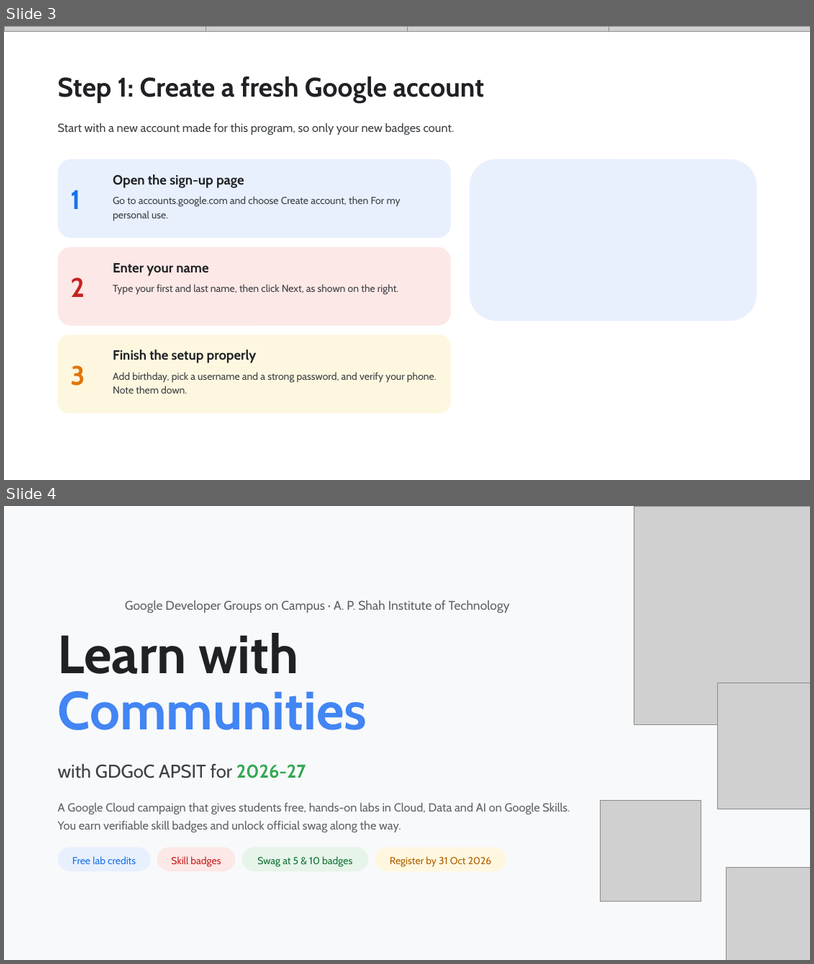
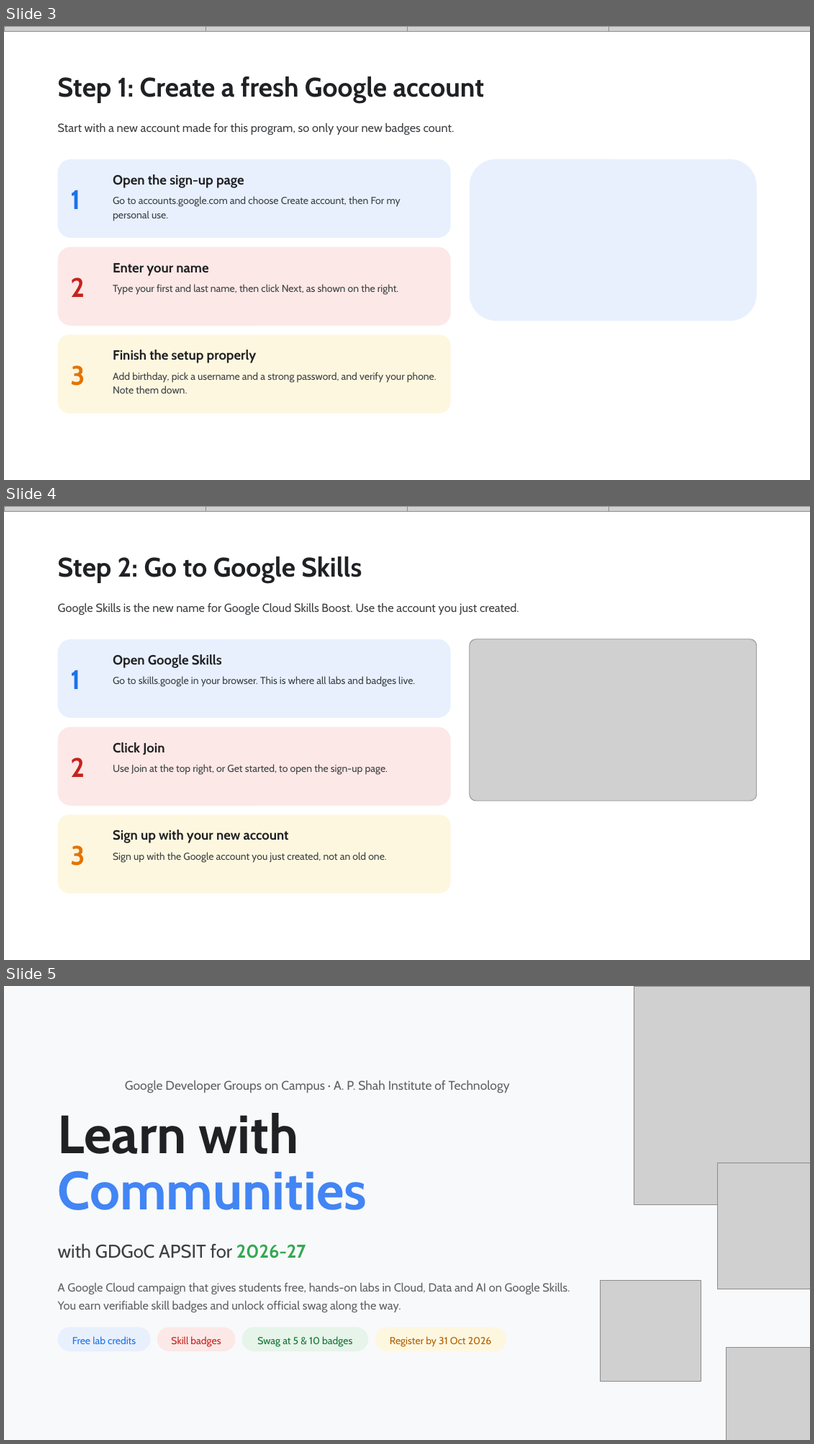
Before and after one commit to Viverun/Realism_Grade, a slide deck: Skill_Boost_Registration_Guide.pptx. Shown one above the other, each under a label of ours: slides 3 and 4 before the commit, slides 3, 4 and 5 after it. The pictures are 814x964 and 814x1444 pixels, drawn with LibreOffice and Linux fonts; fonts in the diff are those of the drawing; grey boxes stand for pictures; background and template pictures are left out. Boxes give left, top, right and bottom in pixels: in the first picture for what was removed or moved away, otherwise in the second. Text is boxed around its words. In the diff, an @@ line names an element or a change of style, - is before the commit and + after.

```diff
--- a/Skill_Boost_Registration_Guide.pptx
+++ b/Skill_Boost_Registration_Guide.pptx
@@ slide 4 added at (4, 506, 810, 960), background #FFFFFF @@
@@ picture added at (4, 506, 206, 511) @@
@@ picture added at (206, 506, 407, 511) @@
@@ picture added at (407, 506, 609, 511) @@
@@ picture added at (609, 506, 810, 511) @@
@@ title added at (58, 556, 362, 583), 32 pt, text #202124, bold @@
+Step 2: Go to Google Skills
@@ text added at (58, 602, 520, 615), 14 pt, text #3C4043 @@
+Google Skills is the new name for Google Cloud Skills Boost. Use the account you just created.
@@ rounded rectangle added at (58, 639, 451, 718), fill #E8F0FE @@
@@ text added at (113, 654, 222, 668), 16 pt, text #202124, bold @@
+Open Google Skills
@@ picture added at (470, 639, 757, 800) @@
@@ text added at (70, 670, 80, 689), 32 pt, text #1A73E8, bold @@
+1
@@ text added at (113, 676, 415, 687), 12 pt, text #3C4043 @@
+Go to skills.google in your browser. This is where all labs and badges live.
@@ rounded rectangle added at (58, 727, 451, 806), fill #FCE8E6 @@
@@ text added at (113, 742, 165, 754), 16 pt, text #202124, bold @@
+Click Join
@@ text added at (70, 757, 85, 777), 32 pt, text #C5221F, bold @@
+2
@@ text added at (113, 764, 388, 775), 12 pt, text #3C4043 @@
+Use Join at the top right, or Get started, to open the sign-up page.
@@ rounded rectangle added at (58, 815, 451, 893), fill #FEF7E0 @@
@@ text added at (113, 829, 289, 843), 16 pt, text #202124, bold @@
+Sign up with your new account
@@ text added at (70, 845, 85, 865), 32 pt, text #E37400, bold @@
+3
@@ text added at (113, 852, 387, 862), 12 pt, text #3C4043 @@
+Sign up with the Google account you just created, not an old one.
@@ what was slide 4 is now slide 5 @@
```
